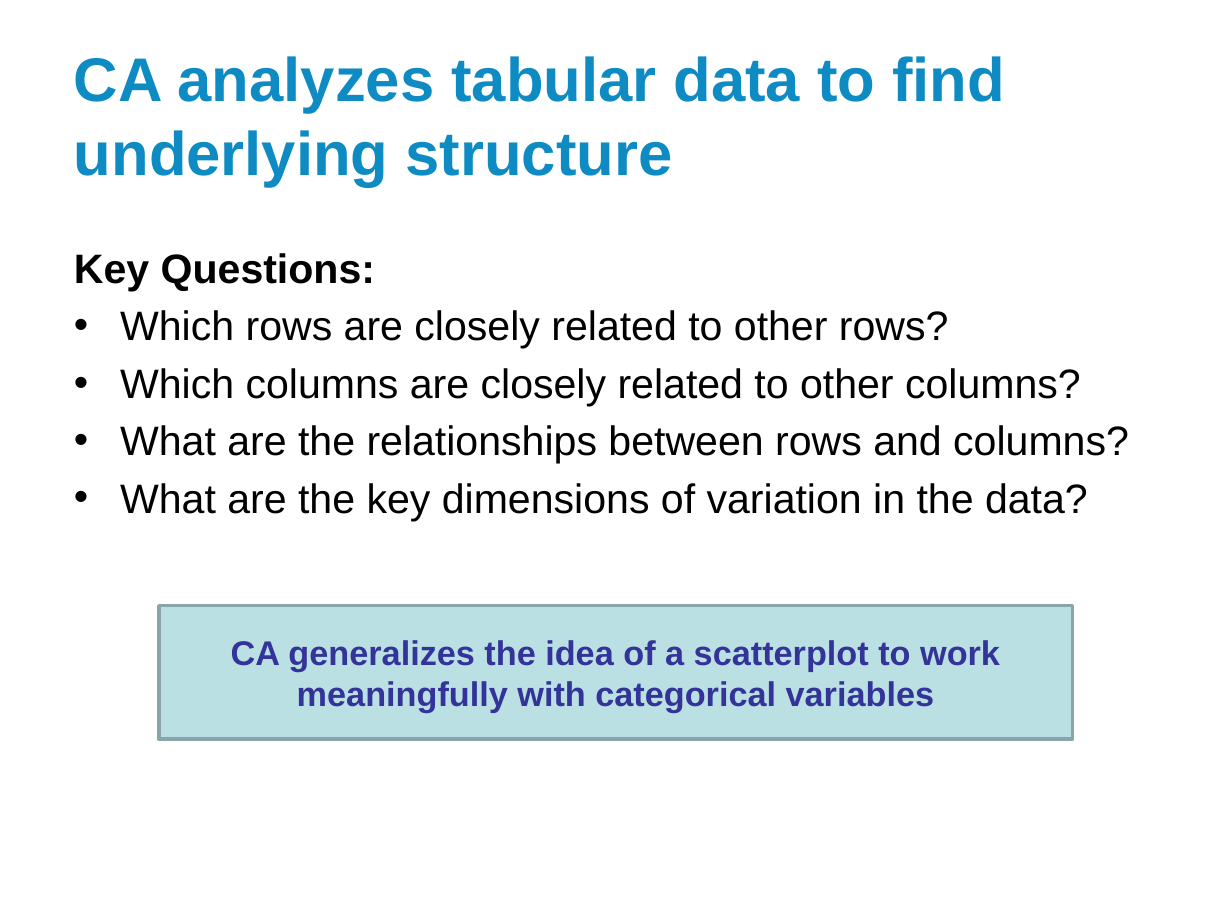
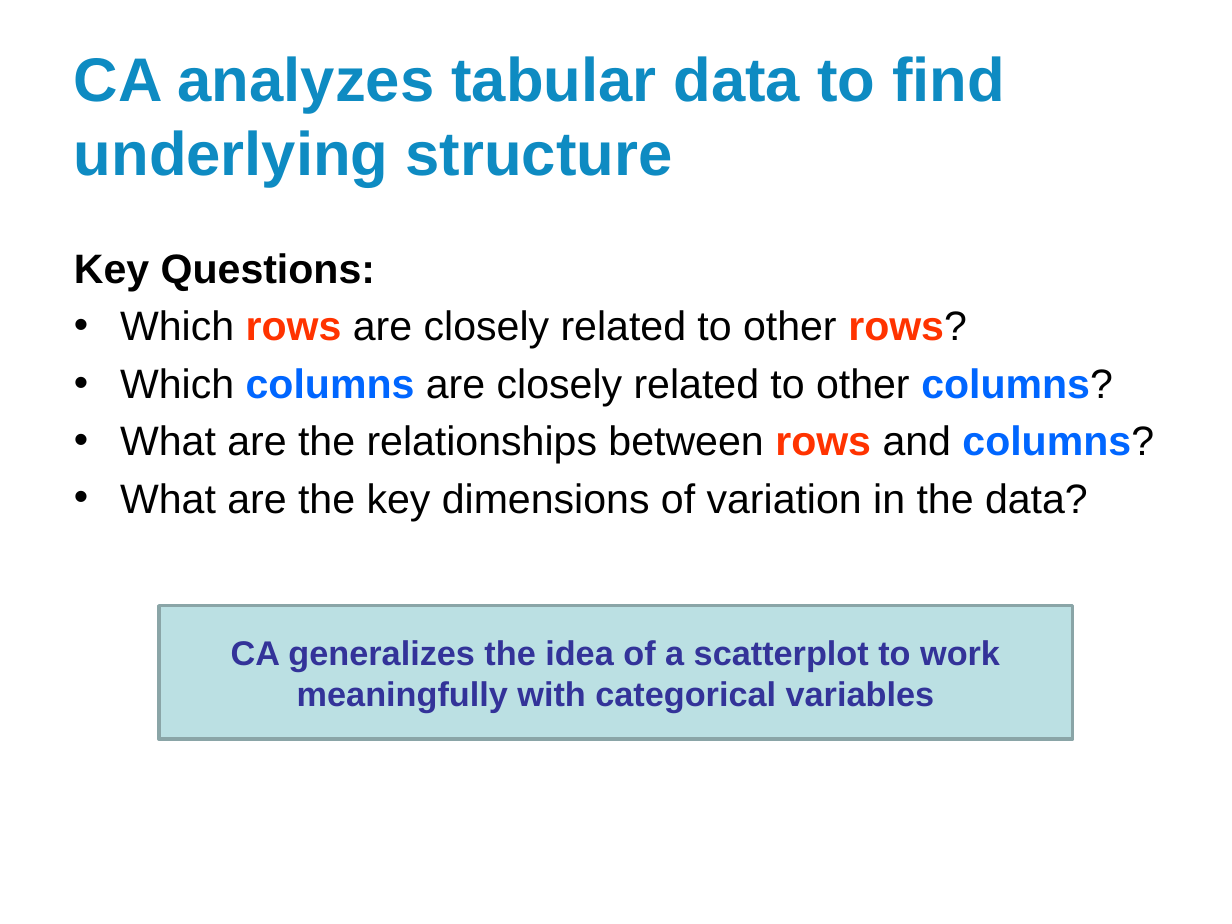
Before and after one commit to nayefahmad/2017.09.21-Exploring-correspondence-analysis, a slide deck: slide 4 of results/2017-09-22_Correspondence-analysis-for-nursing-unit-similarity.pptx. Drawn at 1232x924 pixels with LibreOffice and Linux fonts; fonts in the diff are those of the drawing; background and template pictures are left out. Boxes give left, top, right and bottom in pixels: in the first picture for what was removed or moved away, otherwise in the second. Text is boxed around its words. In the diff, an @@ line names an element or a change of style, - is before the commit and + after.

```diff
--- a/results/2017-09-22_Correspondence-analysis-for-nursing-unit-similarity.pptx
+++ b/results/2017-09-22_Correspondence-analysis-for-nursing-unit-similarity.pptx
@@ text at bbox=[120, 310, 1154, 464]: text colour #000000 to #FF3300 in "rows rows?", "rows"; bold on in "rows rows?", "columns columns?", "rows columns?"; text colour #000000 to #0066FF in "columns columns?", "columns?" @@
```
Also in this commit, not shown: 2 other slides changed, 10 slides added, 7 slides removed.
